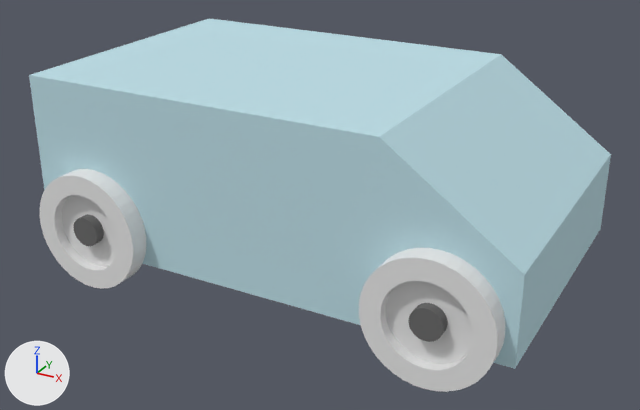
One commit to the glTF model public/models/main/car/car.gltf: the scene before it, then after it.
Rendered twice from a 50 mm lens placed at (30.4, -150.0, 87.1), pointed at (-50.2, -3.4, 13.8). Lighting does not change. The marker at lower left points along +X, +Y and +Z. Vertices at the same position are counted once.

Objects in the first picture: 'b_car_axle_001_', 'b_car_axle_001_001', 'b_car_body_001_', 'b_car_wheel_001_001', 'b_car_wheel_001_002'.
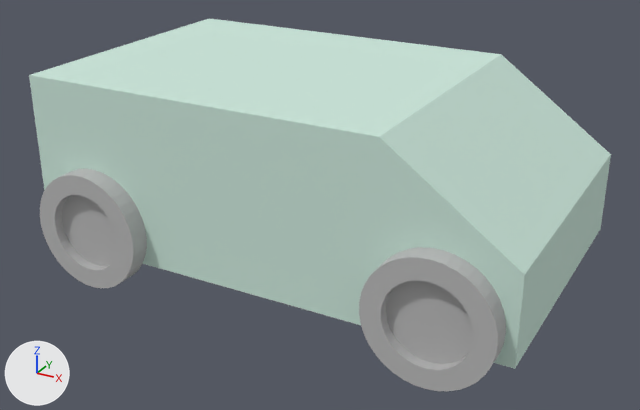
Location of each change, (x1, y1, x2, y2) in pixels of the pictures (640 x 410 px):
'b_car_axle_001_', deleted
    before: (408, 303, 448, 342)
'b_car_axle_001_001', deleted
    before: (74, 214, 104, 246)
part 1 of me_b_car_wheel_001_002_mesh, deleted
    before: (40, 169, 146, 289)
part 2 of me_b_car_wheel_001_002_mesh, added
    after: (359, 247, 506, 391)
part 3 of me_b_car_wheel_001_001_mesh, deleted
    before: (359, 248, 505, 392)
part 4 of me_b_car_wheel_001_001_mesh, added
    after: (40, 169, 147, 288)
part 5 of me_b_car_body_001__mesh, cut back
    both: (29, 75, 525, 369)
part 6 of me_b_car_body_001__mesh, recoloured (cyan to white)
    both: (31, 18, 611, 359)

What the commit changed:
Material 'color_9accb5' (mat_color_9accb5) is new.
Its base color is (0.604, 0.8, 0.71) (white #cce7db).
Its roughness is 1.0.
Material 'color_7a7a7a' (mat_color_7a7a7a) is new.
Its base color is (0.478, 0.478, 0.478) (grey #b8b8b8).
Its roughness is 1.0.
me_b_car_body_001__mesh is used by ob_b_car_body_001; location (0.0, 0.0, 0.0).
me_b_car_body_001__mesh had 114 vertices, 232 faces and spanned x -100.0..0.0, y -30.0..30.0, z 6.0..41.0.
me_b_car_body_001__mesh now has 10 vertices, 16 faces and spans x -100.0..0.0, y -30.0..30.0, z 6.0..41.0.
Part 5, on me_b_car_body_001__mesh:
104 vertices are removed from x -87.5..-12.5, y -30.0..30.0, z 10.5..13.5.
222 faces are deleted.
6 new faces join them.
me_b_car_body_001__mesh part 6: 10 faces spanning x -100.0..0.0, y -30.0..30.0, z 6.0..41.0 switch from mat_color_82bbcc (cyan #bddee7) to mat_color_9accb5 (white #cce7db).
me_b_car_wheel_001_002_mesh is used by ob_b_car_wheel_001_002; location (0.0, 0.0, 0.0).
me_b_car_wheel_001_002_mesh had 188 vertices, 376 faces and spanned x -98.0..-74.1, y -34.0..-30.0, z 0.0..23.9.
me_b_car_wheel_001_002_mesh no longer uses material mat_color_cccccc (white #e7e7e7).
me_b_car_wheel_001_002_mesh now has 136 vertices, 268 faces and spans x -26.0..-2.0, y -34.0..-30.0, z 0.0..24.0.
me_b_car_wheel_001_002_mesh part 1: 188 vertices removed from x -98.0..-74.1, y -34.0..-30.0, z 0.0..23.9.
me_b_car_wheel_001_002_mesh part 2: 136 vertices added at x -26.0..-2.0, y -34.0..-30.0, z 0.0..24.0.
me_b_car_wheel_001_002_mesh now uses material mat_color_7a7a7a (grey #b8b8b8).
me_b_car_wheel_001_001_mesh is used by ob_b_car_wheel_001_001; location (0.0, 0.0, 0.0).
me_b_car_wheel_001_001_mesh had 188 vertices, 376 faces and spanned x -26.0..-2.1, y -34.0..-30.0, z 0.0..23.9.
me_b_car_wheel_001_001_mesh no longer uses material mat_color_cccccc (white #e7e7e7).
me_b_car_wheel_001_001_mesh now has 136 vertices, 268 faces and spans x -98.0..-74.0, y -34.0..-30.0, z 0.0..24.0.
me_b_car_wheel_001_001_mesh part 3: 188 vertices removed from x -26.0..-2.1, y -34.0..-30.0, z 0.0..23.9.
me_b_car_wheel_001_001_mesh part 4: 136 vertices added at x -98.0..-74.0, y -34.0..-30.0, z 0.0..24.0.
me_b_car_wheel_001_001_mesh now uses material mat_color_7a7a7a (grey #b8b8b8).
Object 'b_car_axle_001_001' (ob_b_car_axle_001_001) is deleted.
Object 'b_car_axle_001_' (ob_b_car_axle_001) is deleted.
